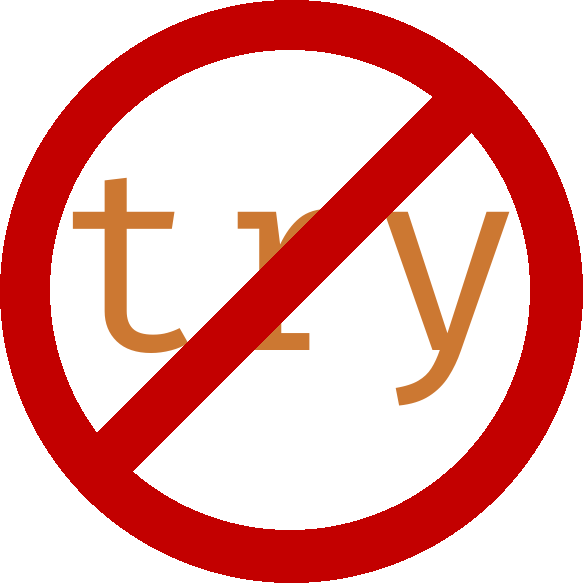
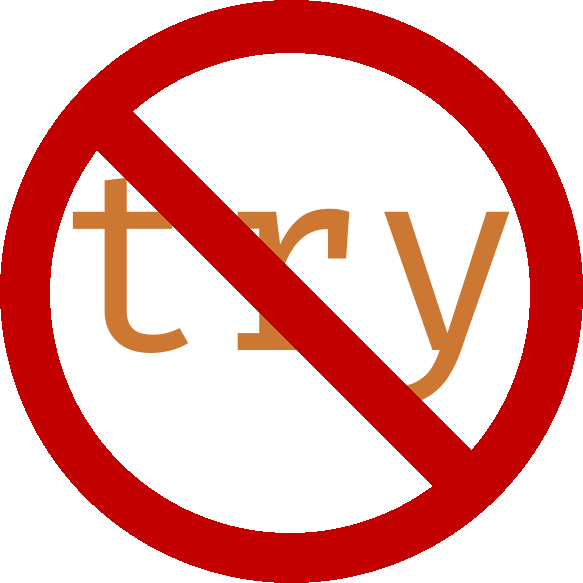
Layer changes from the first w=583, h=583 image to the second:
painted on "bar" over bbox(70, 75, 497, 513)
painted on "circle" over bbox(50, 50, 530, 533)
